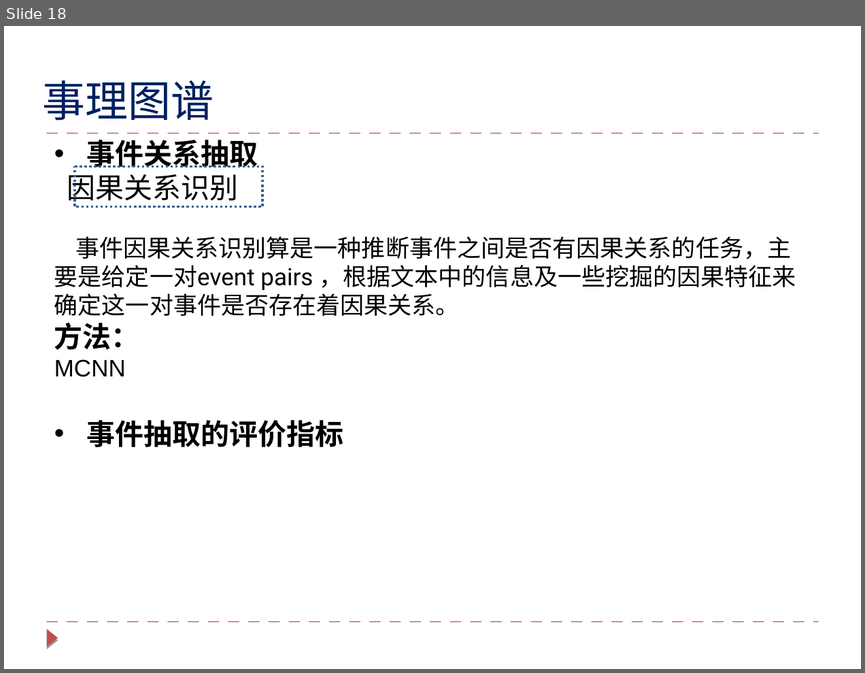
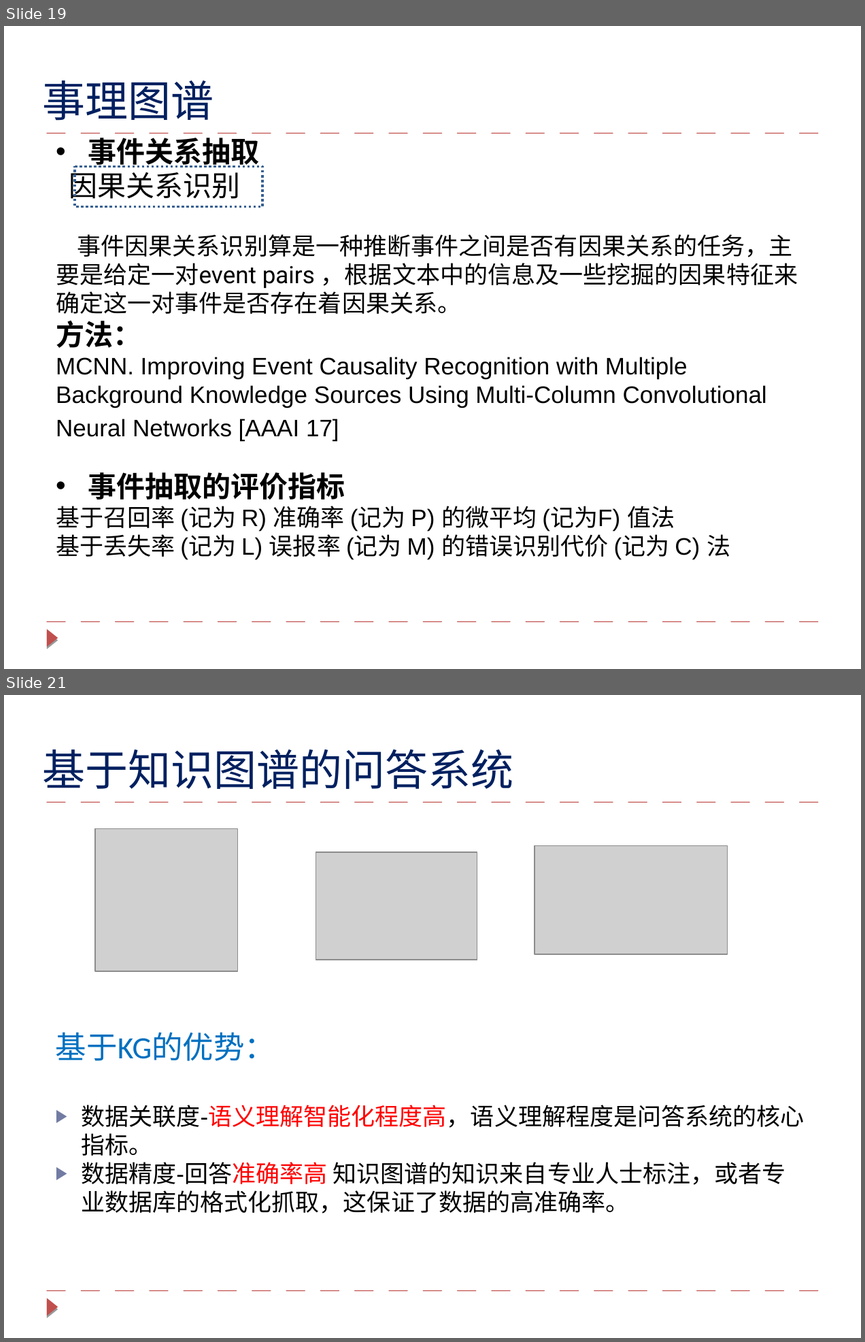
Before and after one commit to lihanghang/NLP-Knowledge-Graph, a slide deck: my summary/知识图谱技术与对话系统的应用.pptx. Shown one above the other, each under a label of ours: slide 18 before the commit, slides 19 and 21 after it; the slides between them are not shown. The pictures are 865x673 and 865x1342 pixels, drawn with LibreOffice and Linux fonts; fonts in the diff are those of the drawing; grey boxes stand for pictures. Boxes give left, top, right and bottom in pixels: in the first picture for what was removed or moved away, otherwise in the second. Text is boxed around its words. In the diff, an @@ line names an element or a change of style, - is before the commit and + after.

```diff
--- a/my summary/知识图谱技术与对话系统的应用.pptx
+++ b/my summary/知识图谱技术与对话系统的应用.pptx
@@ slide 21 added at <box>4,695,861,1338</box>, background #FFFFFF; not listed: 3 template elements that a slide beside it also shows @@
@@ text added at <box>43,749,514,789</box>, 36 pt, text #002060 @@
+基于知识图谱的问答系统
@@ picture added at <box>95,829,237,971</box> @@
@@ picture added at <box>316,852,478,959</box> @@
@@ picture added at <box>534,846,727,954</box> @@
@@ text added at <box>56,1032,804,1213</box>, 20 pt, text #000000 @@
+基于KG的优势：
+▶ 数据关联度-语义理解智能化程度高，语义理解程度是问答系统的核心指标。
+▶ 数据精度-回答准确率高 知识图谱的知识来自专业人士标注，或者专业数据库的格式化抓取，这保证了数据的高准确率。
@@ what was slide 18 is now slide 19 @@
@@ slide 19 changed as well @@
@@ rectangle at <box>75,167,263,207</box>: outline #376092 2 pt dashed to #376092 2 pt @@
@@ text at <box>56,356,767,441</box>: text changed @@
-MCNN
+MCNN. Improving Event Causality Recognition with Multiple Background Knowledge Sources Using Multi-Column Convolutional Neural Networks [AAAI 17]
@@ text at <box>56,505,730,559</box>: paragraphs added @@
+基于召回率 (记为 R) 准确率 (记为 P) 的微平均 (记为F) 值法
+基于丢失率 (记为 L) 误报率 (记为 M) 的错误识别代价 (记为 C) 法
```
Also in this commit, not shown: 12 other slides changed, 4 other slides added, 8 slides removed.
